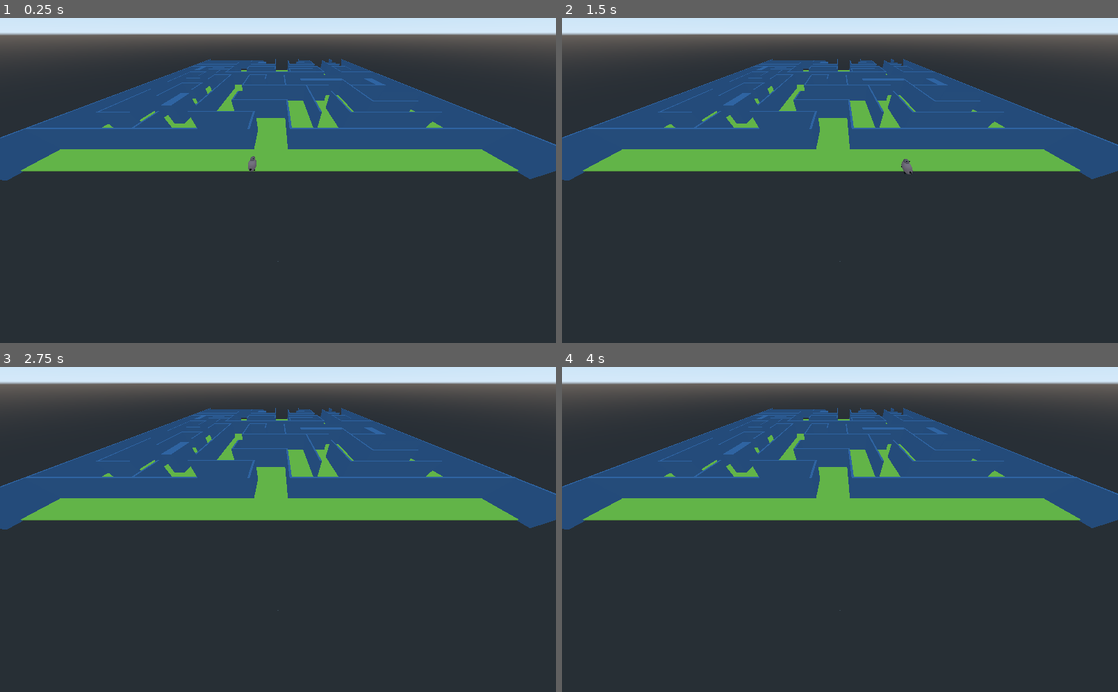
Above: before the commit, frames 1-4 (two rows, left to right).
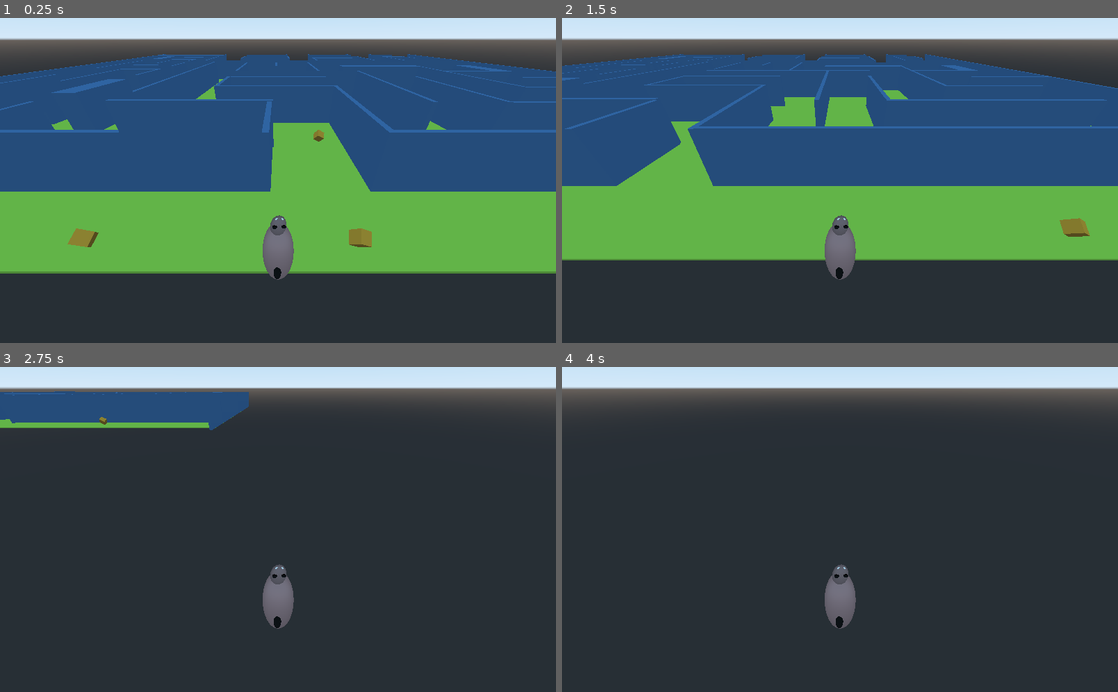
Above: after the commit, the same moments.

Repository: ajelenga/labiLapin
Game: Godot game, scene res://Spatial.tscn
Same seed, same stepped clock (60 frames per second), same inputs: the game is played once before the commit and once after it.
Inputs:
- Up to frame 1 (0.25 s): no input
- Up to frame 2 (1.5 s): tap Enter at 0.5 s; hold Right (ui_right) 0.53-1.28 s; hold Down (ui_down) from 1.28 s (still down)
- Up to frame 3 (2.75 s): release Down (ui_down) at 2.03 s; hold Right (ui_right) from 2.03 s (still down)
- Up to frame 4 (4 s): release Right (ui_right) at 2.78 s; hold Up (ui_up) 2.78-3.53 s; hold Left (ui_left) from 3.53 s (still down)

The runs differ from the first frame. In frame 1, 51% of the frame differs, in the area x 0-100%, y 4-81%; in frame 2, 47%; in frame 3, 32%; in frame 4, 28%.

Commit message:
lapin mange food

Diff:
--- a/main/Lapin3d.gd
+++ b/main/Lapin3d.gd
@@ -1,8 +1,9 @@
 extends RigidBody
 
-
+export(float, 1, 20) var speed = 5
 
 # Called every frame. 'delta' is the elapsed time since the previous frame.
+
 func _process(delta):
 	if Input.is_action_pressed("ui_right"):
 		apply_central_impulse(Vector3(-1,0,0))
@@ -12,3 +13,11 @@
 		apply_central_impulse(Vector3(0,0,-1))
 	if Input.is_action_pressed("ui_up"):
 		apply_central_impulse(Vector3(0,0,1))
+
+
+#func _integrate_forces(state):
+#	var input_h = Input.get_action_strength("ui_right") -  Input.get_action_strength("ui_left")
+#	var input_v = Input.get_action_strength("ui_down") -  Input.get_action_strength("ui_up")
+#
+#	var force = Vector3(input_h, 0, input_v)
+#	add_central_force(force.normalized()*speed)
--- a/main/Spatial.tscn
+++ b/main/Spatial.tscn
@@ -1,5 +1,7 @@
-[gd_scene load_steps=23 format=2]
-
+[gd_scene load_steps=25 format=2]
+
+[ext_resource path="res://musicjeux.mp3" type="AudioStream" id=1]
+[ext_resource path="res://pick Up.tscn" type="PackedScene" id=2]
 [ext_resource path="res://Lapin3d.gd" type="Script" id=3]
 
 [sub_resource type="PhysicsMaterial" id=2]
@@ -2950,10 +2952,6 @@
 
 [node name="CollisionShape" type="CollisionShape" parent="murs/mur81"]
 shape = SubResource( 5 )
-
-[node name="Camera" type="Camera" parent="."]
-transform = Transform( -1, 7.10543e-15, -8.74228e-08, -7.02018e-08, 0.595959, 0.803015, 5.21004e-08, 0.803015, -0.595959, -1.98716, 19.8435, -206.178 )
-fov = 112.376
 
 [node name="lapin3D" type="RigidBody" parent="."]
 transform = Transform( -4.37114e-08, 0, -1, 0, 1, 0, 1, 0, -4.37114e-08, 4.19938, 1.16542, -187.496 )
@@ -2961,6 +2959,7 @@
 axis_lock_angular_y = true
 axis_lock_angular_z = true
 script = ExtResource( 3 )
+speed = 1.0
 
 [node name="MeshInstance" type="MeshInstance" parent="lapin3D"]
 transform = Transform( 2.09878, 0, 0, 0, 0.792819, 0, 0, 0, 1, 0, 0, 0 )
@@ -3033,3 +3032,25 @@
 [node name="CollisionShape" type="CollisionShape" parent="lapin3D"]
 transform = Transform( 2.03609, 0, -4.52889e-08, 0, 1, 0, -4.52889e-08, 0, 1, 0, 0, 0 )
 shape = SubResource( 13 )
+
+[node name="Camera" type="Camera" parent="lapin3D"]
+transform = Transform( 1.15235e-07, 0.575019, -0.81814, -5.02698e-08, 0.81814, 0.575019, 1, -2.51346e-08, 1.23184e-07, -8.19853, 11.0634, -0.00928926 )
+fov = 77.7996
+
+[node name="AudioStreamPlayer3D" type="AudioStreamPlayer3D" parent="."]
+stream = ExtResource( 1 )
+
+[node name="Collectibles" type="Spatial" parent="."]
+transform = Transform( 1, 0, 0, 0, 1, 0, 0, 0, 1, 0, 0.5, 0 )
+
+[node name="Pick Up" parent="Collectibles" instance=ExtResource( 2 )]
+transform = Transform( 1, 0, 0, 0, 1, 0, 0, 0, 1, -1.29227, 0.756091, -186.891 )
+
+[node name="Pick Up2" parent="Collectibles" instance=ExtResource( 2 )]
+transform = Transform( 1, 0, 0, 0, 1, 0, 0, 0, 1, -34.2464, 0.756091, -186.891 )
+
+[node name="Pick Up3" parent="Collectibles" instance=ExtResource( 2 )]
+transform = Transform( 1, 0, 0, 0, 1, 0, 0, 0, 1, 17.1887, 0.756091, -186.891 )
+
+[node name="Pick Up4" parent="Collectibles" instance=ExtResource( 2 )]
+transform = Transform( 1, 0, 0, 0, 1, 0, 0, 0, 1, -1.39608, 0.756093, -169.506 )
--- a/main/food.tscn
+++ /dev/null
@@ -1,40 +0,0 @@
-[gd_scene load_steps=8 format=2]
-
-[sub_resource type="SphereMesh" id=1]
-
-[sub_resource type="SpatialMaterial" id=2]
-albedo_color = Color( 1, 0, 0, 1 )
-
-[sub_resource type="CylinderMesh" id=3]
-
-[sub_resource type="SpatialMaterial" id=4]
-albedo_color = Color( 0.811765, 0.0901961, 0.0901961, 1 )
-
-[sub_resource type="SphereMesh" id=5]
-
-[sub_resource type="SpatialMaterial" id=6]
-albedo_color = Color( 0.301961, 0.756863, 0.0196078, 1 )
-
-[sub_resource type="BoxShape" id=7]
-extents = Vector3( 1.47247, 1, 1 )
-
-[node name="food" type="Area"]
-
-[node name="MeshInstance" type="MeshInstance" parent="."]
-transform = Transform( 2.10062, 0, 0, 0, 0.382619, 0, 0, 0, 0.494346, -0.248149, 0, 0 )
-mesh = SubResource( 1 )
-material/0 = SubResource( 2 )
-
-[node name="MeshInstance2" type="MeshInstance" parent="."]
-transform = Transform( 0.0144895, -0.759358, 0, 0.412855, 0.000348671, 0, 0, 0, 0.436355, -0.88805, -0.0170368, 0.0150936 )
-mesh = SubResource( 3 )
-material/0 = SubResource( 4 )
-
-[node name="MeshInstance3" type="MeshInstance" parent="."]
-transform = Transform( 0.679085, 0, 0, 0, 0.422401, 0, 0, 0, 0.376754, -2.03274, 0.0494666, 0.0577946 )
-mesh = SubResource( 5 )
-material/0 = SubResource( 6 )
-
-[node name="CollisionShape" type="CollisionShape" parent="."]
-transform = Transform( 1.70057, 0, 0, 0, 0.445782, 0, 0, 0, 0.399712, -0.304161, 0, -0.0195069 )
-shape = SubResource( 7 )
--- /dev/null
+++ b/main/pick Up.gd
@@ -0,0 +1,8 @@
+extends Area
+
+
+
+
+
+func _on_Pick_Up_body_entered(body):
+	queue_free()
--- /dev/null
+++ b/main/pick Up.tscn
@@ -0,0 +1,23 @@
+[gd_scene load_steps=5 format=2]
+
+[ext_resource path="res://pick Up.gd" type="Script" id=1]
+
+[sub_resource type="CubeMesh" id=1]
+
+[sub_resource type="SpatialMaterial" id=2]
+albedo_color = Color( 0.870588, 0.639216, 0.192157, 1 )
+
+[sub_resource type="BoxShape" id=3]
+
+[node name="Pick Up" type="Area"]
+script = ExtResource( 1 )
+
+[node name="MeshInstance" type="MeshInstance" parent="."]
+transform = Transform( 0.426777, -0.0732233, 0.25, 0.25, 0.25, -0.353553, -0.0732233, 0.426777, 0.25, 0, 0, 0 )
+mesh = SubResource( 1 )
+material/0 = SubResource( 2 )
+
+[node name="CollisionShape" type="CollisionShape" parent="."]
+shape = SubResource( 3 )
+
+[connection signal="body_entered" from="." to="." method="_on_Pick_Up_body_entered"]
Empty file added: main/food.gd
Not shown, added: main/musicjeux.mp3.import
Not shown, added: main/musicjeux.mp3
